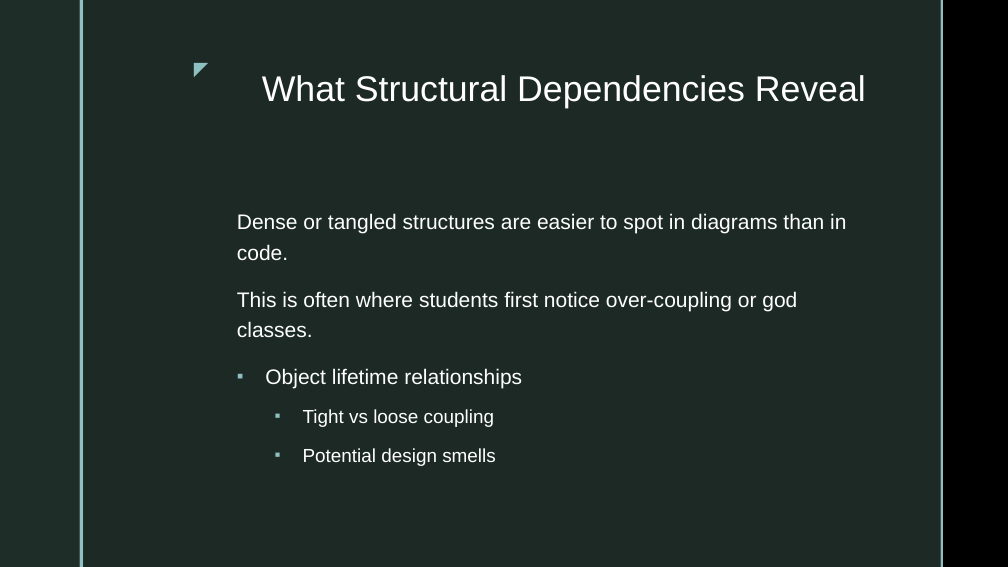
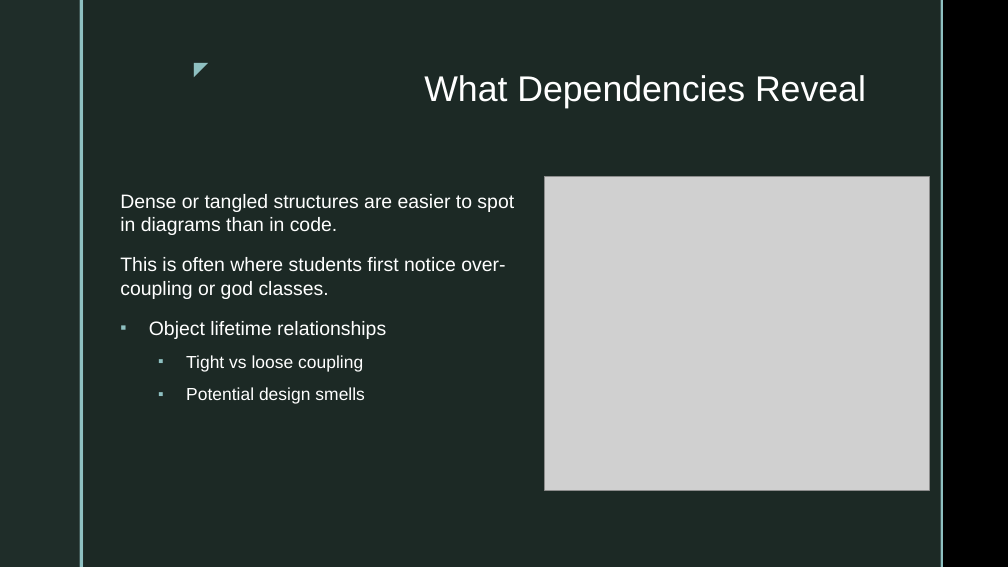
Before and after one commit to jeff-adkisson/swe-4743-spring-2026-oo-design, a slide deck: slide 16 of presentations/03-uml-class-diagramming.pptx (slide 9 before the commit). Drawn at 1008x567 pixels with LibreOffice and Linux fonts; fonts in the diff are those of the drawing; grey boxes stand for pictures; background and template pictures are left out. Boxes give left, top, right and bottom in pixels: in the first picture for what was removed or moved away, otherwise in the second. Text is boxed around its words. In the diff, an @@ line names an element or a change of style, - is before the commit and + after.

```diff
--- a/presentations/03-uml-class-diagramming.pptx
+++ b/presentations/03-uml-class-diagramming.pptx
@@ title at bbox=[424, 75, 866, 108]: text changed @@
-What Structural Dependencies Reveal
+What Dependencies Reveal
@@ picture added at bbox=[545, 176, 929, 491] @@
@@ text "Dense or tangled structures are ...": place and size @@
-text "Dense or tangled structures are ..." at bbox=[237, 213, 846, 466]
+text "Dense or tangled structures are ..." at bbox=[120, 194, 514, 404]
@@ text "Dense or tangled structures are ..." at bbox=[120, 194, 514, 404]: size 20 to 18.5 pt in "Dense or tangled structures are easier to ...", "This is often where students first notice ...", "Object lifetime relationships"; size 18 to 16.6 pt in "Tight vs loose coupling", "Potential design smells"; line spacing 1.2 to 1 @@
```
Also in this commit, not shown: 9 other slides changed, 3 slides added, 3 other files.
